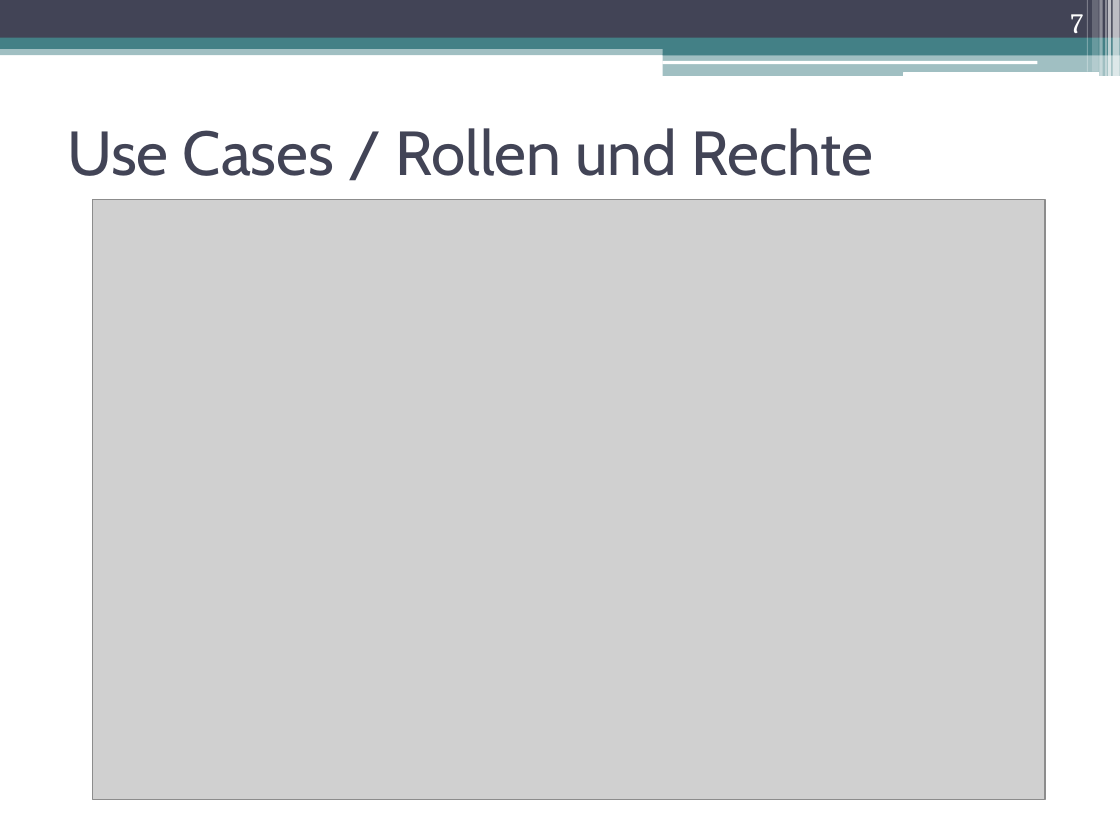
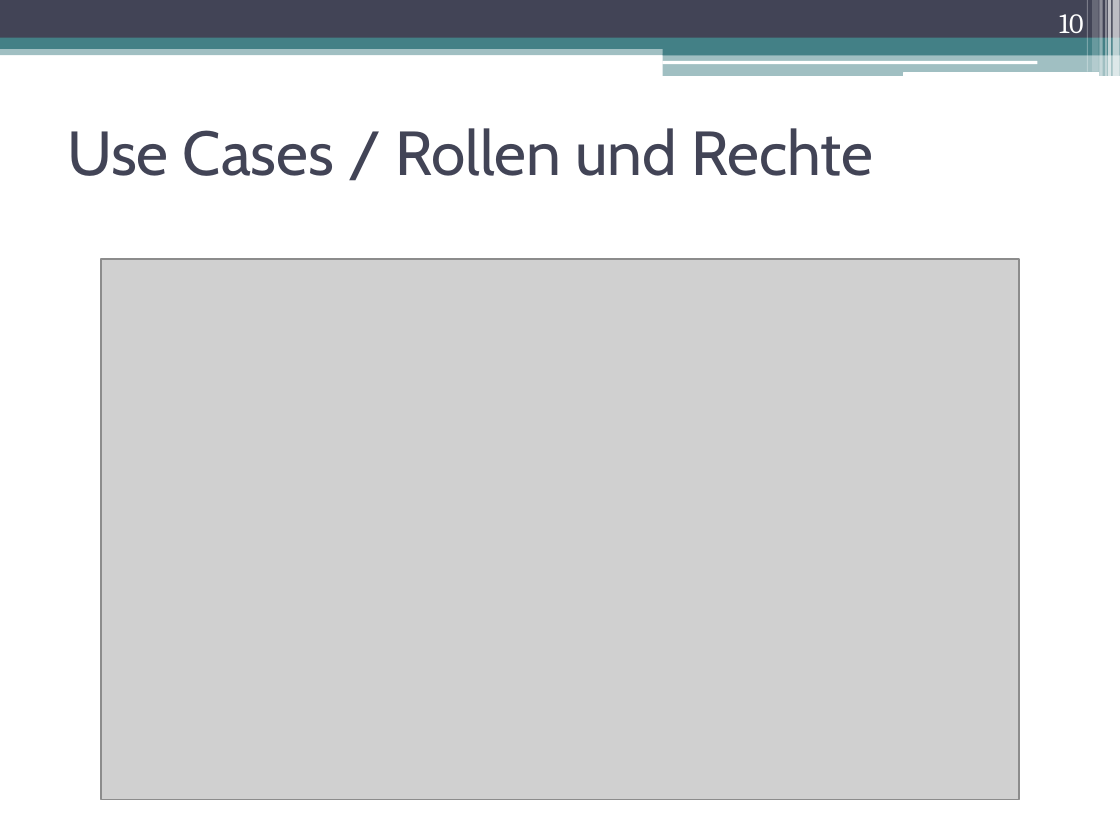
Before and after one commit to DanJoeHa/Fallstudie, a slide deck: slide 10 of Projektmanagement/Abschlusspräsentation.pptx (slide 7 before the commit). Drawn at 1120x840 pixels with LibreOffice and Linux fonts; fonts in the diff are those of the drawing; grey boxes stand for pictures; background and template pictures are left out. Boxes give left, top, right and bottom in pixels: in the first picture for what was removed or moved away, otherwise in the second. Text is boxed around its words. In the diff, an @@ line names an element or a change of style, - is before the commit and + after.

```diff
--- a/Projektmanagement/Abschlusspräsentation.pptx
+++ b/Projektmanagement/Abschlusspräsentation.pptx
@@ page number at [1059, 14, 1084, 40]: text changed @@
-7
+10
@@ picture: place and size @@
-picture at [93, 199, 1045, 799]
+picture at [101, 259, 1019, 799]
```
Also in this commit, not shown: 4 other slides changed, 1 slide added.
